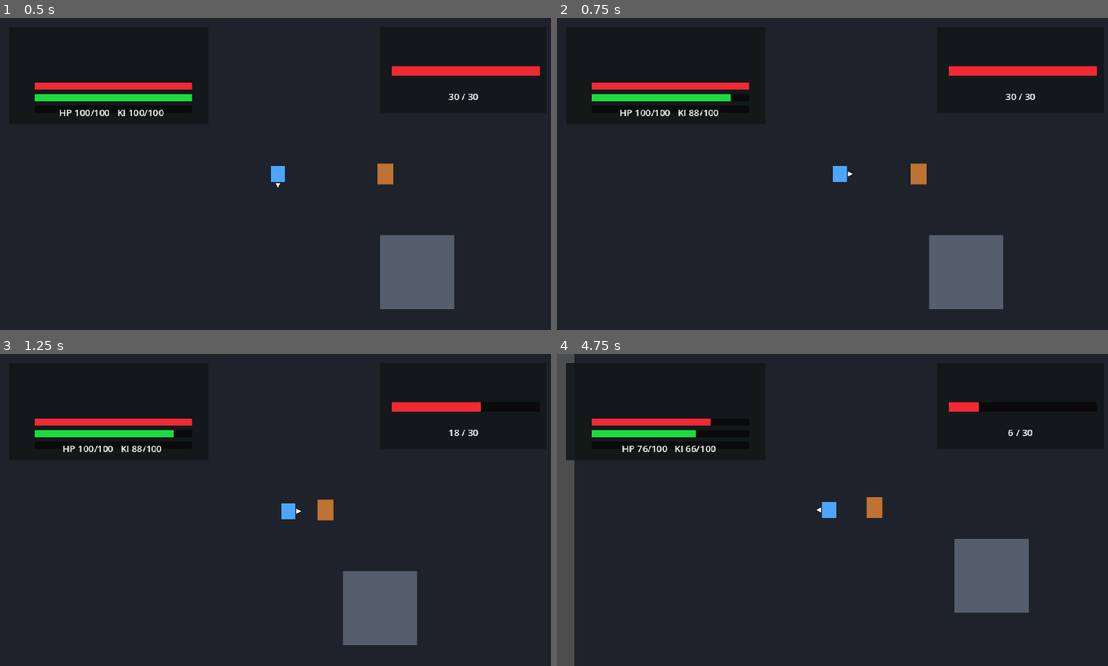
Above: before the commit, frames 1-4 (two rows, left to right).
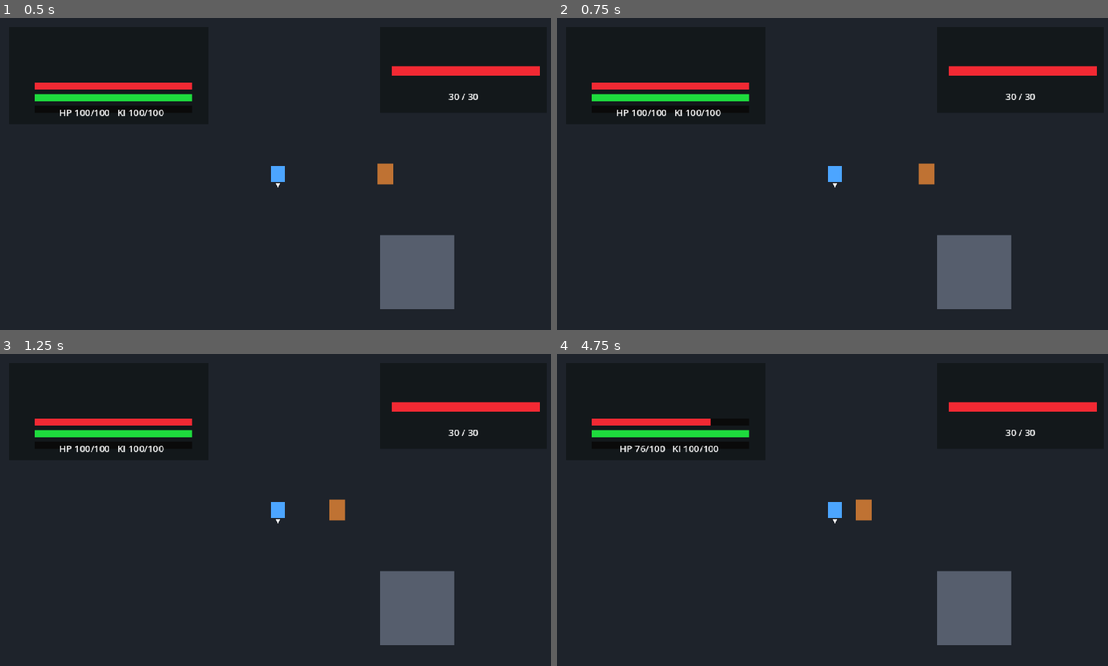
Above: after the commit, the same moments.

Repository: kikajima/dragonballsoullegacy
Game: Godot game, scene res://scenes/bootstrap/bootstrap.tscn
Two runs of this game, one before a commit and one after it. Both use one fixed random seed, a clock stepped at 60 frames per second and the inputs below.
Inputs:
- Up to frame 1 (0.5 s): no input
- Up to frame 2 (0.75 s): hold D (move_right) from 0.53 s (still down); tap K (ki_blast) at 0.6 s
- Up to frame 3 (1.25 s): keep holding D (move_right)
- Up to frame 4 (4.75 s): release D (move_right) at 1.28 s; hold S (move_down) 1.28-2.03 s; tap J (attack) at 1.35 s; tap K (ki_blast) every 0.75 s from 1.55 to 4.55 s; hold D (move_right) 2.03-2.78 s; hold Shift (block) 2.03-2.78 s; hold W (move_up) 2.78-3.53 s; tap L (charge_ki) at 2.85 s; hold A (move_left) from 3.53 s (still down); tap Space (dash) at 3.6 s; tap E (interact) at 4.35 s

Frame 1 is identical in both runs. In frame 2, 1.4% of the frame differs, in the area x 10-83%, y 24-94%; in frame 3, 4.5%; in frame 4, 8.0%, in the area x 0-98%, y 0-100%.
Error after the commit: Parse Error: Identifier "move_intent" not declared in the current scope. (res://actors/player/player.gd:232)

Commit message:
fix: keep Ki charging and spell casting stationary

Diff:
--- a/actors/player/player.gd
+++ b/actors/player/player.gd
@@ -16,9 +16,6 @@
 
 @export_range(0.0, 1.0, 0.05)
 var block_move_speed_scale: float = 0.35
-
-@export_range(0.0, 1.0, 0.05)
-var ki_blast_move_speed_scale: float = 0.45
 
 @export var hurt_duration: float = 0.24
 @export var ki_charge_per_second: float = 28.0
@@ -84,7 +81,7 @@
 	if input_controller.is_ki_blast_pressed():
 		if ki_blast_component.start_cast(facing_component.current_facing):
 			state_machine.change_state(STATE_KI_BLAST)
-			movement_component.move(self, move_intent, ki_blast_move_speed_scale)
+			movement_component.stop(self)
 			animation_controller.update_visual(
 				STATE_KI_BLAST,
 				ki_blast_component.get_cast_facing(),
@@ -186,21 +183,42 @@
 
 func _process_charge_ki(delta: float) -> void:
 	guard_component.set_guarding(false)
-	charge_aura.visible = true
+	movement_component.stop(self)
+
+	var ki_is_full := ki_component.current_ki >= ki_component.max_ki - 0.001
+
+	# Se o Ki já estava cheio antes de iniciar o carregamento, não entra na pose.
+	if ki_is_full and not state_machine.is_state(STATE_CHARGE_KI):
+		charge_aura.visible = false
+		state_machine.change_state(STATE_IDLE)
+		animation_controller.update_visual(
+			STATE_IDLE,
+			facing_component.current_facing,
+			delta
+		)
+		return
+
 	state_machine.change_state(STATE_CHARGE_KI)
-	movement_component.stop(self)
-	ki_component.restore(ki_charge_per_second * delta)
+
+	if not ki_is_full:
+		charge_aura.visible = true
+		ki_component.restore(ki_charge_per_second * delta)
+	else:
+		# Ao completar o Ki, mantém o segundo quadro estático e desliga a aura.
+		charge_aura.visible = false
+
 	animation_controller.update_visual(
 		STATE_CHARGE_KI,
 		facing_component.current_facing,
 		delta
 	)
 
-func _process_ki_blast(move_intent: Vector2, delta: float) -> void:
-	guard_component.set_guarding(false)
-	charge_aura.visible = false
-
-	movement_component.move(self, move_intent, ki_blast_move_speed_scale)
+func _process_ki_blast(_move_intent: Vector2, delta: float) -> void:
+	guard_component.set_guarding(false)
+	charge_aura.visible = false
+
+	# Técnicas de Ki travam o deslocamento enquanto a animação é executada.
+	movement_component.stop(self)
 	ki_blast_component.tick_cast(self, delta)
 
 	if ki_blast_component.is_casting():
